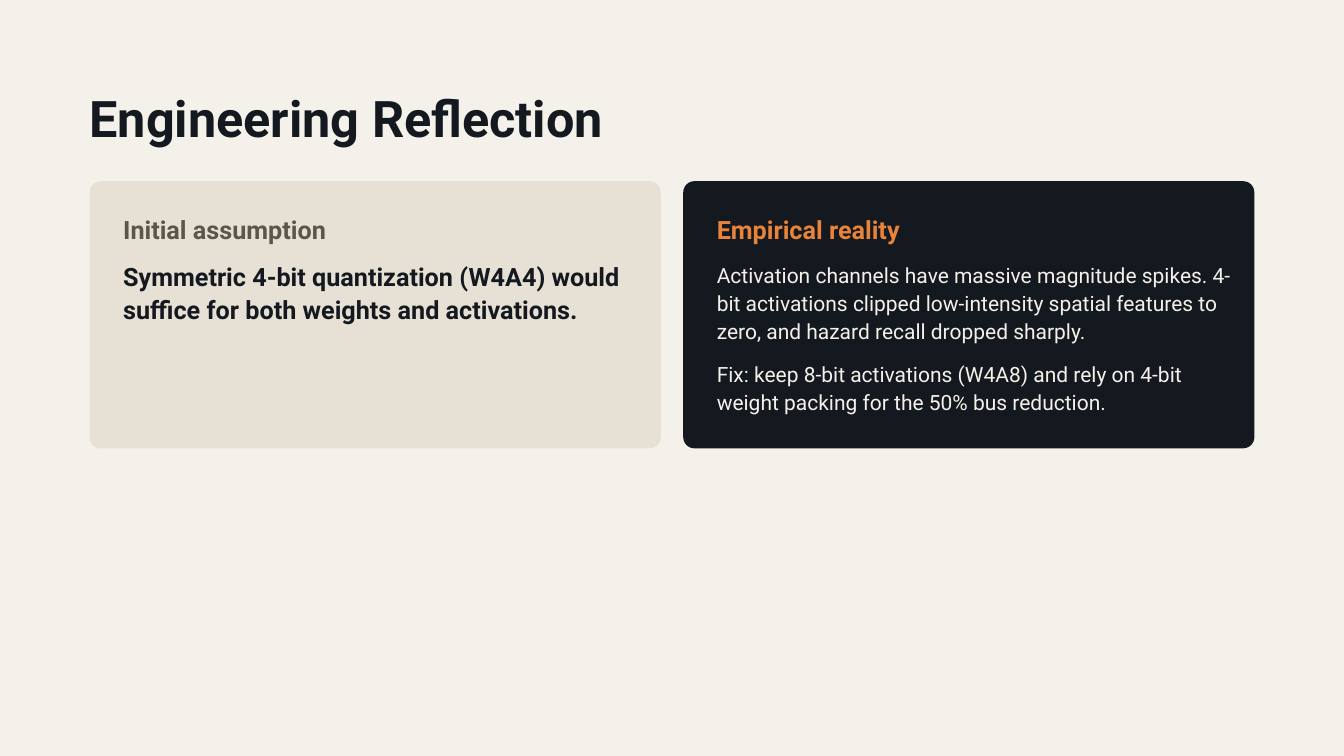
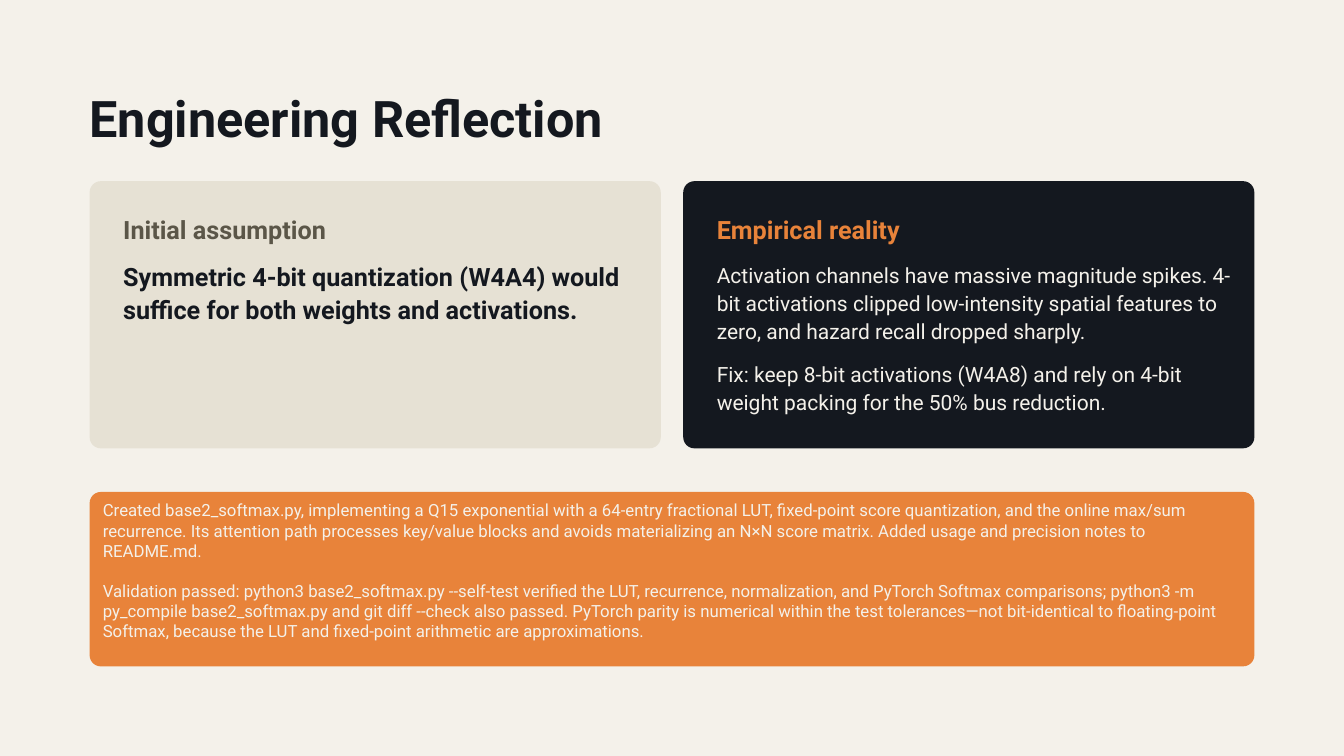
Before and after one commit to DomMurphy-git/ViTAl-Hardware, a slide deck: slide 6 of Sprint1_Presentation.pptx. Drawn at 1344x756 pixels with LibreOffice and Linux fonts; fonts in the diff are those of the drawing. Boxes give left, top, right and bottom in pixels: in the first picture for what was removed or moved away, otherwise in the second. Text is boxed around its words. In the diff, an @@ line names an element or a change of style, - is before the commit and + after.

Commit message:
update presentation

```diff
--- a/Sprint1_Presentation.pptx
+++ b/Sprint1_Presentation.pptx
@@ rounded rectangle added at box(90, 492, 1255, 666), fill #E8833A, 12 pt, text #F4F1EA @@
+Created base2_softmax.py, implementing a Q15 exponential with a 64-entry fractional LUT, fixed-point score quantization, and the online max/sum recurrence. Its attention path processes key/value blocks and avoids materializing an N×N score matrix. Added usage and precision notes to README.md.
+Validation passed: python3 base2_softmax.py --self-test verified the LUT, recurrence, normalization, and PyTorch Softmax comparisons; python3 -m py_compile base2_softmax.py and git diff --check also passed. PyTorch parity is numerical within the test tolerances—not bit-identical to floating-point Softmax, because the LUT and fixed-point arithmetic are approximations.
```
Also in this commit, not shown: 1 other slide changed, 3 other files.
